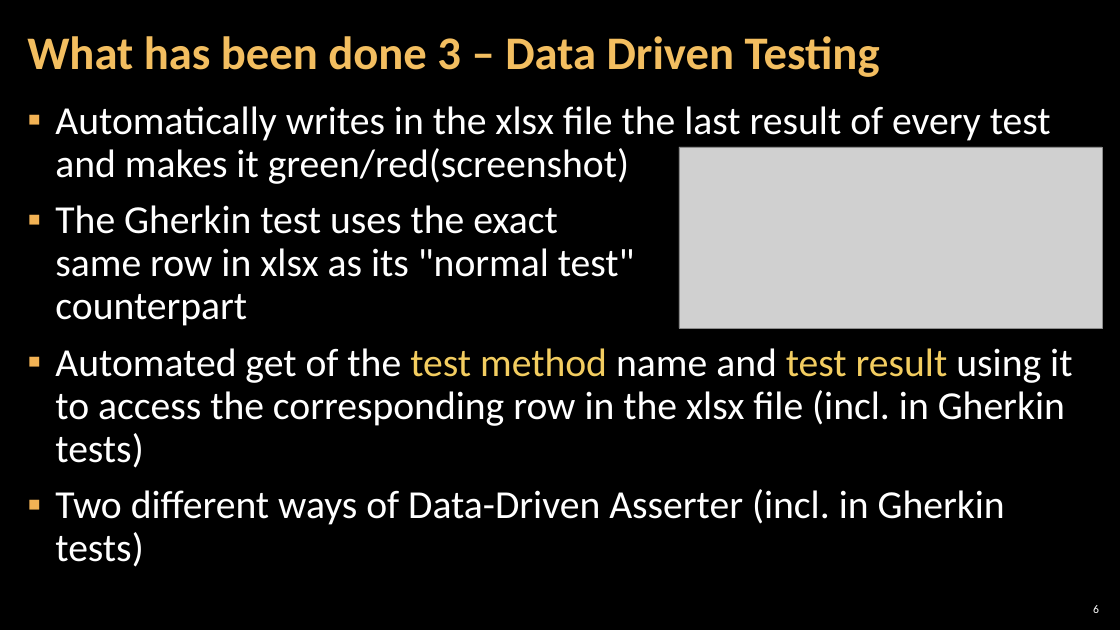
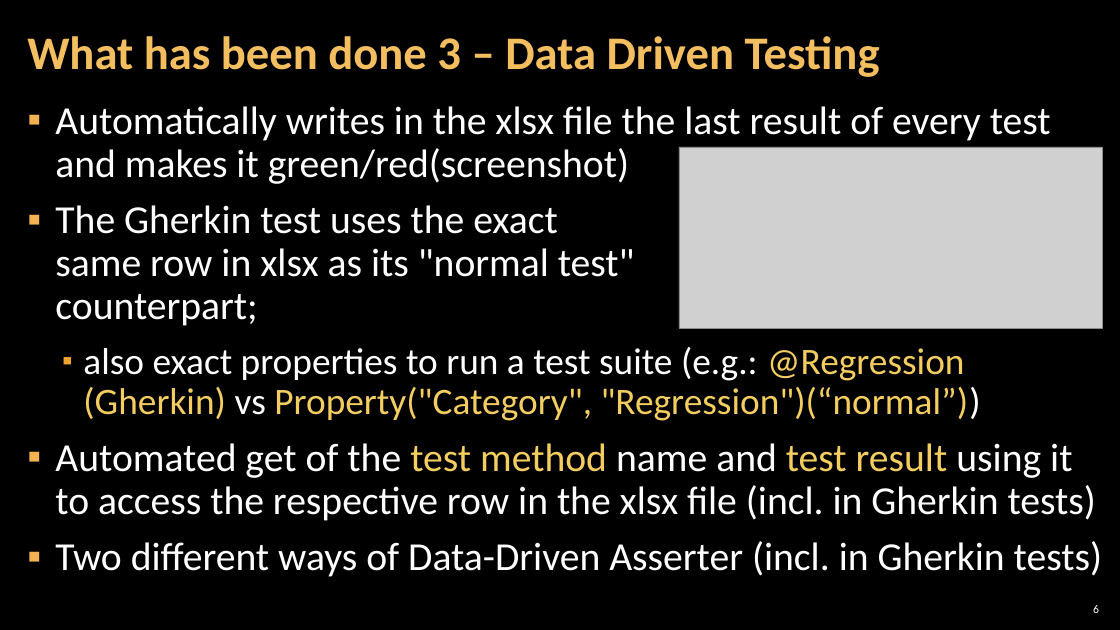
Before and after one commit to vankatabe/Feijoa, a slide deck: slide 6 of Documentation/SoftUni-QA_Automation-BlogProject-Feijoa-Features.pptx. Drawn at 1120x630 pixels with LibreOffice and Linux fonts; fonts in the diff are those of the drawing; grey boxes stand for pictures; background and template pictures are left out. Boxes give left, top, right and bottom in pixels: in the first picture for what was removed or moved away, otherwise in the second. Text is boxed around its words. In the diff, an @@ line names an element or a change of style, - is before the commit and + after.

Commit message:
Create Register negative tests using Gherkin and SpecFlow closes #31

```diff
--- a/Documentation/SoftUni-QA_Automation-BlogProject-Feijoa-Features.pptx
+++ b/Documentation/SoftUni-QA_Automation-BlogProject-Feijoa-Features.pptx
@@ text at <box>55,205,1096,521</box>: text changed @@
-▪ The Gherkin test uses the exact
-  same row in xlsx as its "normal test"
-  counterpart
-▪ Automated get of the test method name and test result using it to access the corresponding row in the xlsx file (incl. in Gherkin tests)
+▪ The Gherkin test uses the exact
+  same row in xlsx as its "normal test"
+  counterpart;
+  ▪ also exact properties to run a test suite (e.g.: @Regression (Gherkin) vs Property("Category", "Regression")(“normal”))
+▪ Automated get of the test method name and test result using it to access the respective row in the xlsx file (incl. in Gherkin tests)
```
Also in this commit, not shown: 1 other slide changed, 14 other files.
